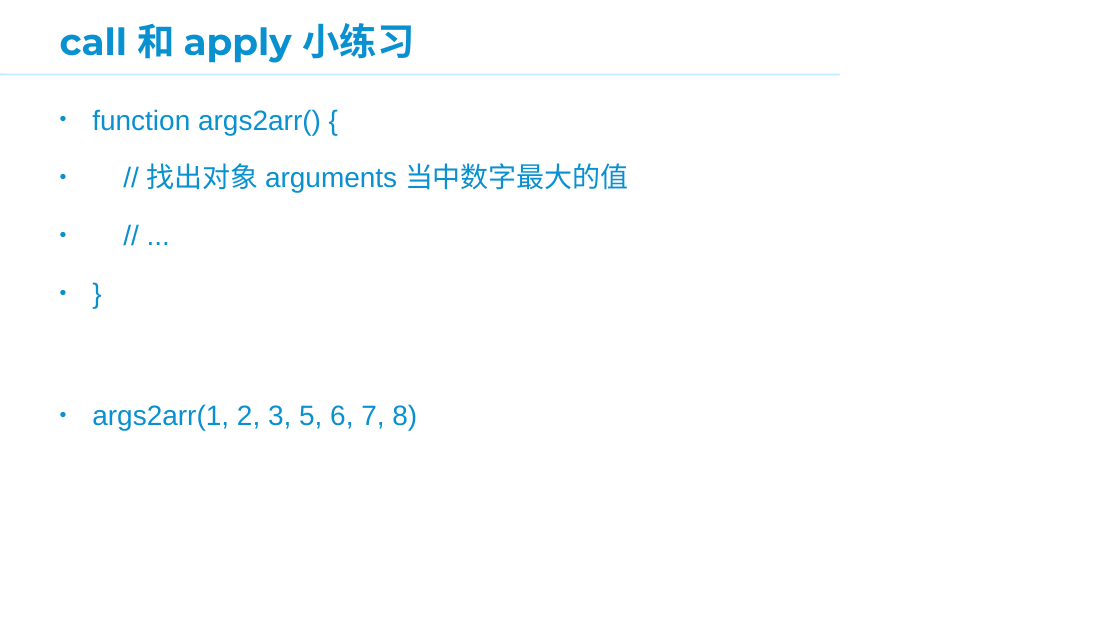
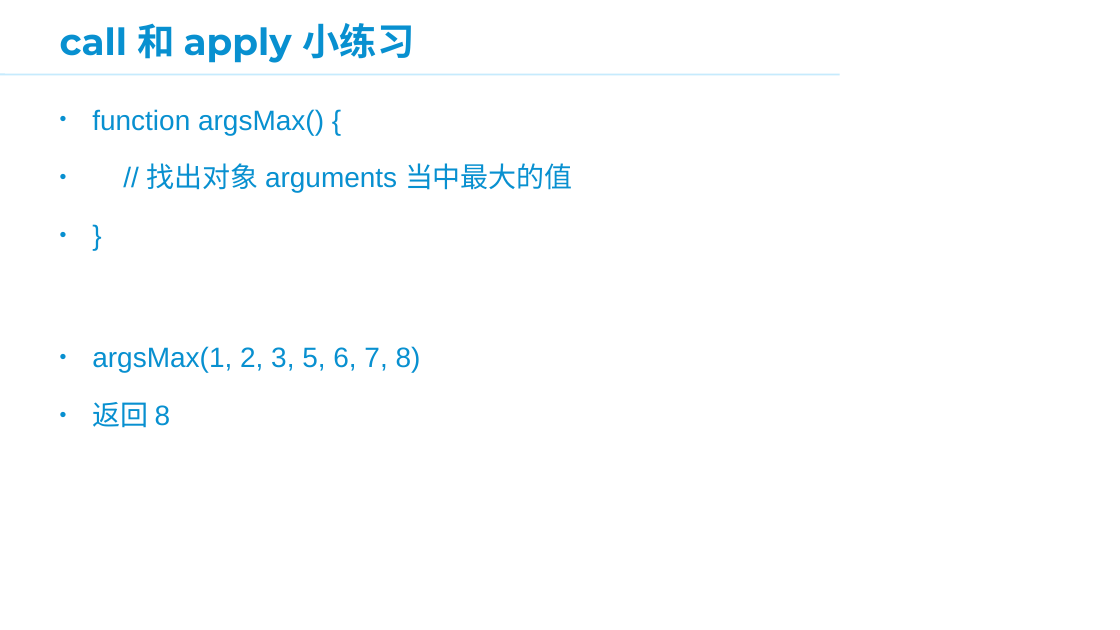
Before and after one commit to panxuepeng/javascript, a slide deck: slide 5 of ppt/3.JavaScript 高级部分.ppt (slide 6 before the commit). Drawn at 1120x630 pixels with LibreOffice and Linux fonts; fonts in the diff are those of the drawing; background and template pictures are left out. Boxes give left, top, right and bottom in pixels: in the first picture for what was removed or moved away, otherwise in the second. Text is boxed around its words. In the diff, an @@ line names an element or a change of style, - is before the commit and + after.

```diff
--- a/ppt/3.JavaScript 高级部分.ppt
+++ b/ppt/3.JavaScript 高级部分.ppt
@@ text at [92, 109, 573, 193]: text changed @@
-• function args2arr() {
-• // 找出对象 arguments 当中数字最大的值
-• // ...
+• function argsMax() {
+• // 找出对象 arguments 当中最大的值
@@ text at [92, 346, 421, 428]: text changed @@
-• args2arr(1, 2, 3, 5, 6, 7, 8)
+• argsMax(1, 2, 3, 5, 6, 7, 8)
+• 返回 8
```
Also in this commit, not shown: 9 other slides changed, 1 slide removed, 16 other files.
